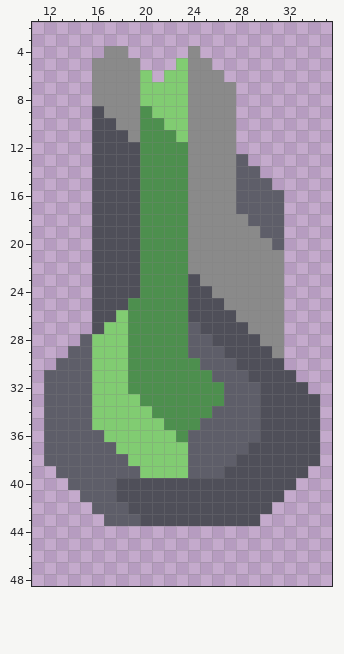
One commit to this pixel-art sprite: sprites/units/weapons/artillery/disease-weapon.png. Above is the file before it was changed.
The file is 48x56 pixels. Shown: x 11..35, y 2..48.
The result:
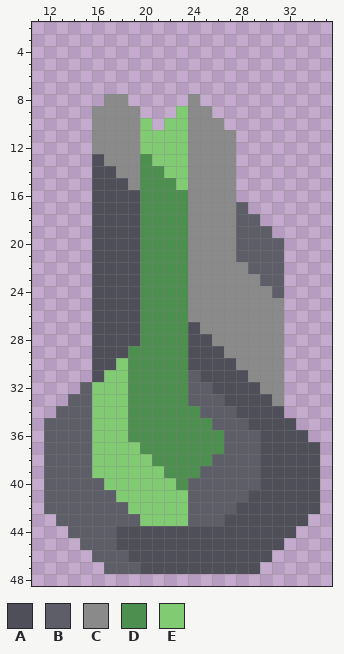
Palette (. is transparent): A #4f4f59  B #5e5e69  C #8a8a8a  D #4d8f4e  E #81cc72
Diff:
Changed rows in their new state; - is an unchanged pixel.
first column x 12:
 4 -----..-----.----------
 5 ----....---...---------
 6 ----.....-.....--------
 7 ----............-------
 8 ----.--.....-...-------
 9 ----C---...---..-------
10 ----CC--E.-----.-------
11 ----CCC-EEE------------
12 ----CCCCEEEE-----------
13 -----CCC-EEE----.------
14 ------CC--EE----..-----
15 -------C---E----...----
16 ----------------....---
17 -----------------...---
18 ----------------B-..---
19 ----------------BB-.---
20 ----------------BBB----
21 ----------------BBBB---
22 -----------------BBB---
23 ------------C-----BB---
24 ------------CC-----B---
25 -------A----CCC--------
26 ------AA----CCCC-------
27 -----AAA----ACCCC------
28 ---.AAAA----AACCCC-----
29 --..AAA-----AAACCCC----
30 -...AA------AAAACCCC---
31 ....A-------BAAAACCC.--
32 ...---------BBAAAACC..-
33 ..-----D----BBBAAA-C...
34 .------DD----B--AA--...
35 -------DDD---D---A---..
36 ----E--DDDD-DDD-------.
37 ----EE--DDDDDDD--B-----
38 ----EEE--DDDDD--BB-----
39 B---EEEE--DDD--BBB----A
40 BB---EEEEEEDBBBBBB---AA
41 BBB---EEEEEEBBBBB---AAA
42 BBBB---EEEEEBBBB---AAAA
43 -BBBB---EEEEBBB---AAAA-
44 --BBBBAAAAAAAAAAAAAAA--
45 ---BBBAAAAAAAAAAAAAA---
46 ----BBBAAAAAAAAAAAA----
47 -----BBBAAAAAAAAAA-----
Boxes around the changes in both pictures, in picture pixels (x1, y1, x2, y2):
changed: (44, 46, 320, 574)
